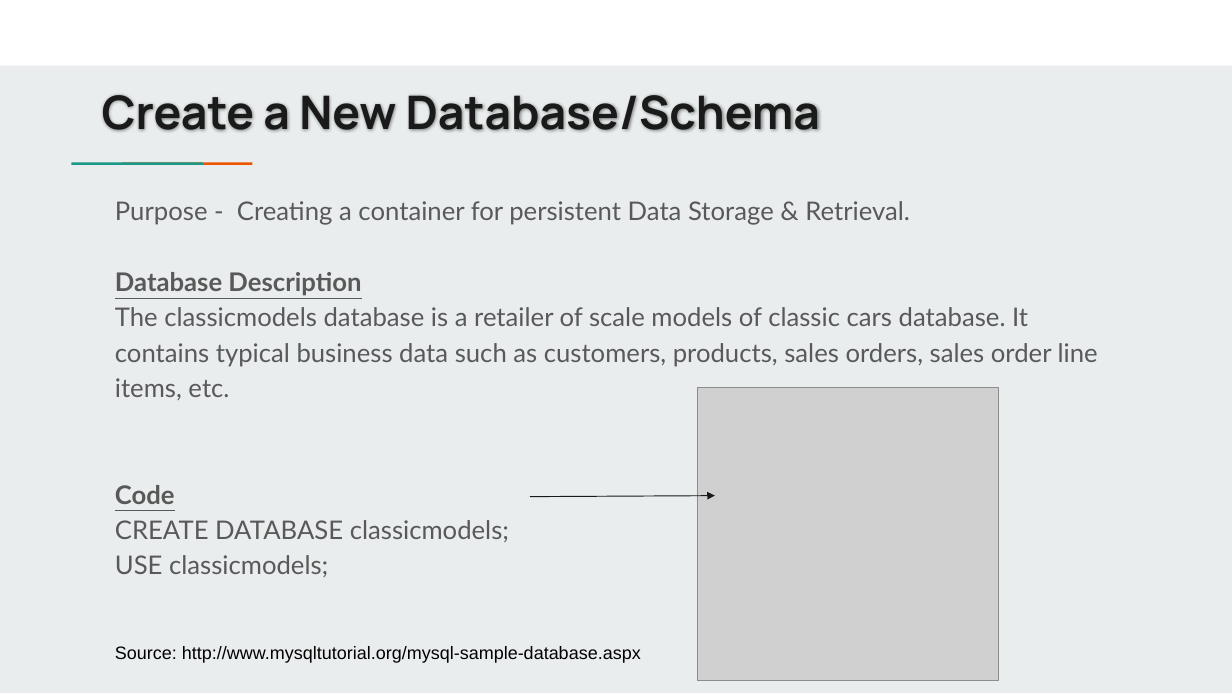
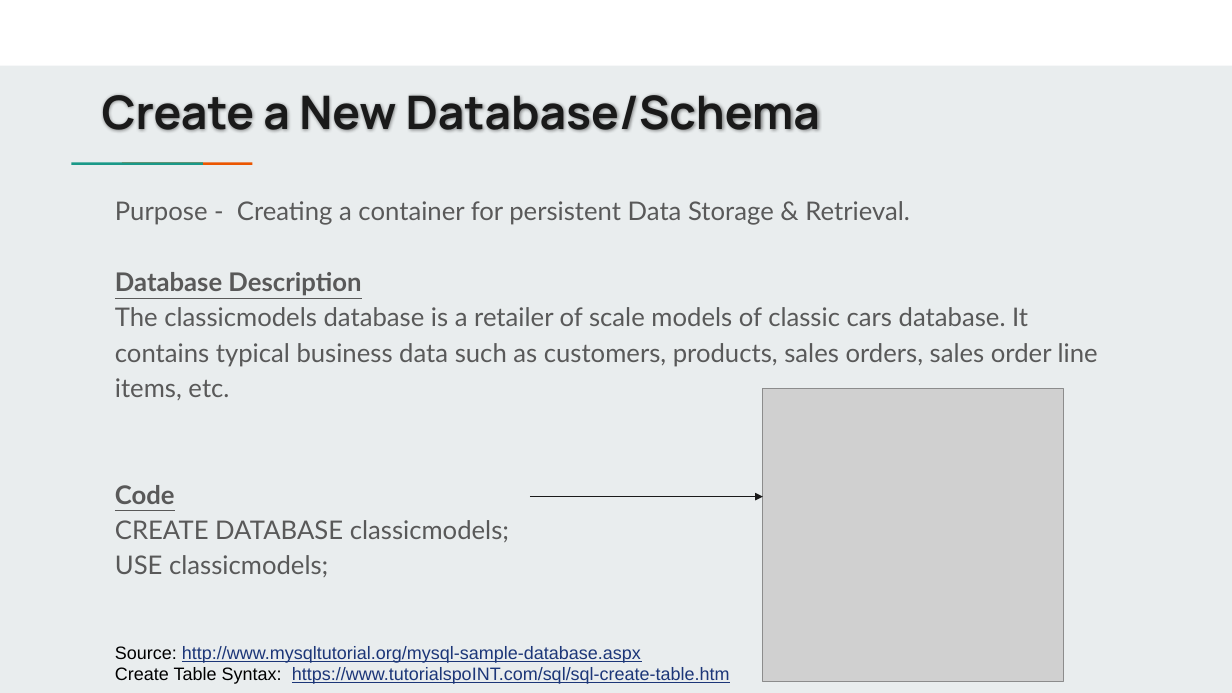
Before and after one commit to jbergmann56/OSDA-DataManipulationAndManagement, a slide deck: slide 5 of Lectures/(3) Extracting & Storing Data.pptx. Drawn at 1232x693 pixels with LibreOffice and Linux fonts; fonts in the diff are those of the drawing; grey boxes stand for pictures. Boxes give left, top, right and bottom in pixels: in the first picture for what was removed or moved away, otherwise in the second. Text is boxed around its words. In the diff, an @@ line names an element or a change of style, - is before the commit and + after.

```diff
--- a/Lectures/(3) Extracting & Storing Data.pptx
+++ b/Lectures/(3) Extracting & Storing Data.pptx
@@ picture: place and size @@
-picture at (698,387,998,680)
+picture at (763,388,1064,681)
@@ arrow moved from (531, 496) - (715, 495) to (531, 496) - (763, 496) @@
@@ text at (115,646,641,663): text colour #000000 to #1C3678, underline on in "http://www.mysqltutorial.org/mysql-sample-database.aspx" @@
@@ text at (115,667,730,684): paragraph added @@
+Create Table Syntax: https://www.tutorialspoINT.com/sql/sql-create-table.htm
```
Also in this commit, not shown: 7 other slides changed, 1 slide removed, 11 other files.
